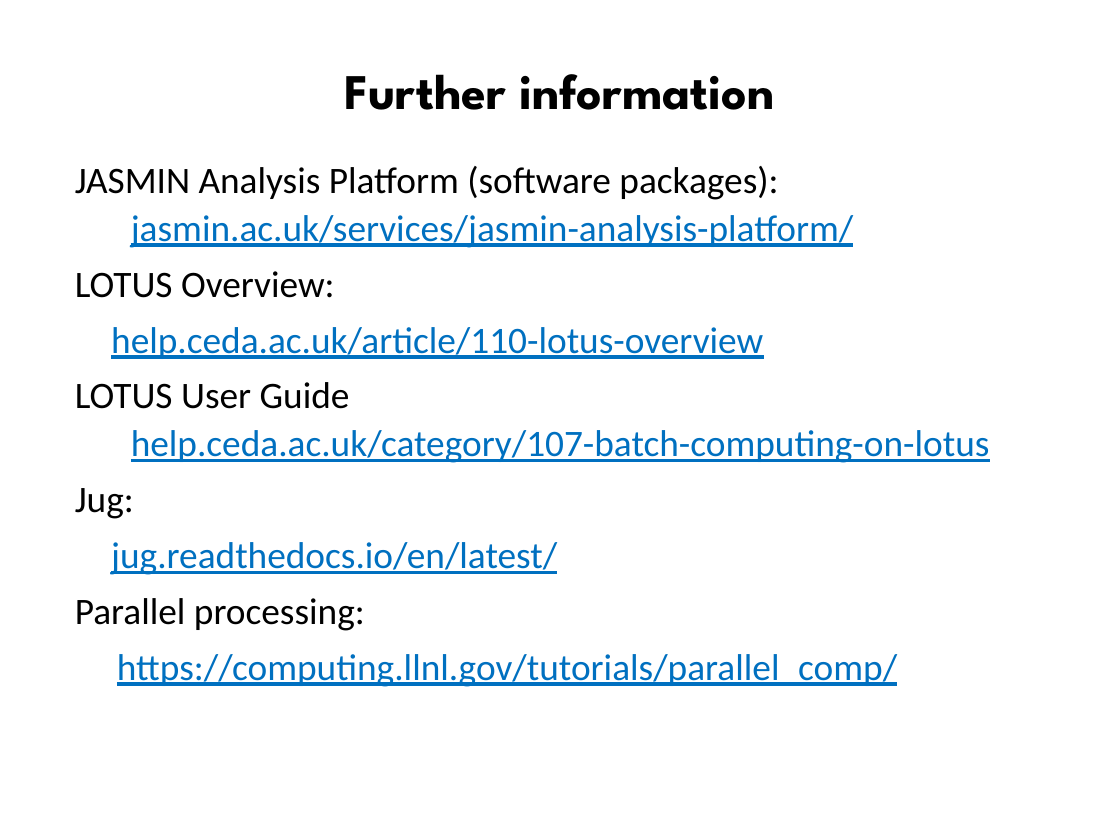
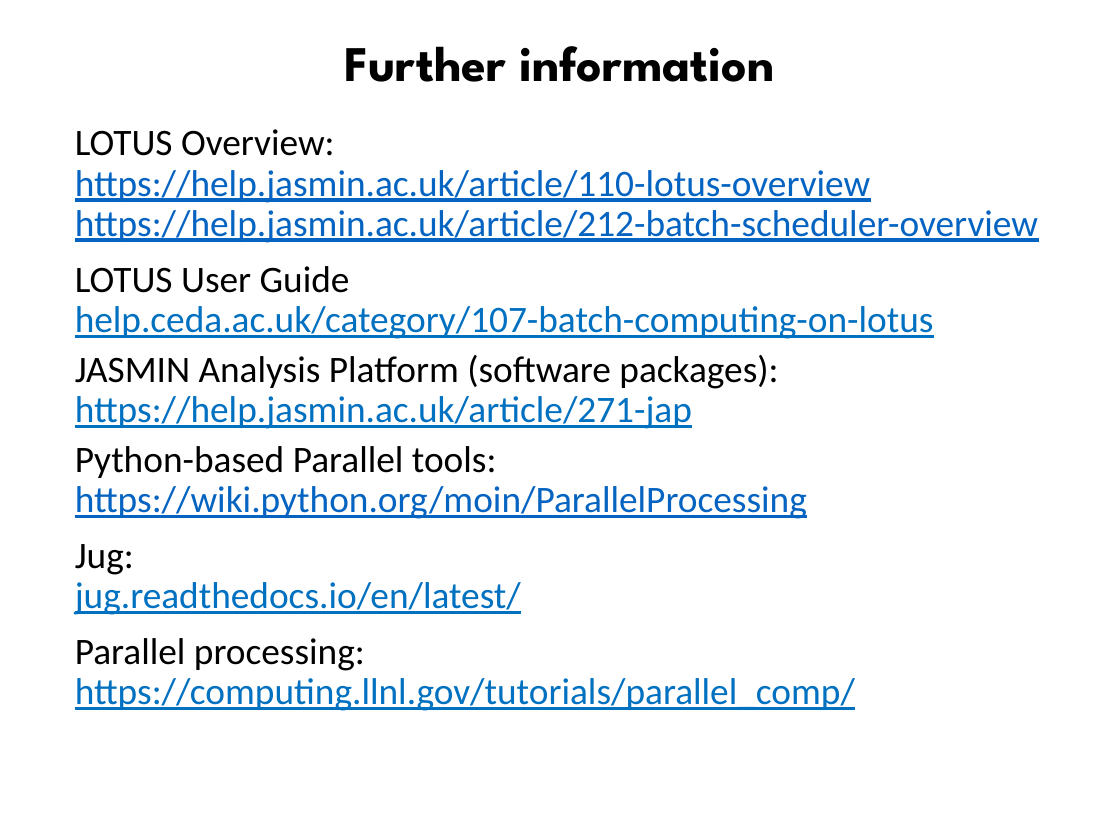
Before and after one commit to ncasuk/ncas-isc, a slide deck: slide 32 of overview_presentations/Parallel_Processing_Large_Data.pptx (slide 28 before the commit). Drawn at 1120x840 pixels with LibreOffice and Linux fonts; fonts in the diff are those of the drawing; background and template pictures are left out. Boxes give left, top, right and bottom in pixels: in the first picture for what was removed or moved away, otherwise in the second. Text is boxed around its words. In the diff, an @@ line names an element or a change of style, - is before the commit and + after.

Commit message:
Updated JASMIN/LOTUS and CEDA archive stats slides.

```diff
--- a/overview_presentations/Parallel_Processing_Large_Data.pptx
+++ b/overview_presentations/Parallel_Processing_Large_Data.pptx
@@ title "Further information": place and size @@
-title "Further information" at <box>345,74,774,110</box>
+title "Further information" at <box>345,46,774,82</box>
@@ text "LOTUS Overview:": place and size @@
-text "LOTUS Overview:" at <box>75,166,990,687</box>
+text "LOTUS Overview:" at <box>75,129,1038,711</box>
@@ text at <box>75,166,853,248</box>: paragraphs removed @@
-JASMIN Analysis Platform (software packages):
-  jasmin.ac.uk/services/jasmin-analysis-platform/
@@ text at <box>75,170,1038,243</box>: text changed; text colour #0070C0 to #0563C1 @@
-help.ceda.ac.uk/article/110-lotus-overview
+https://help.jasmin.ac.uk/article/110-lotus-overview
+https://help.jasmin.ac.uk/article/212-batch-scheduler-overview
@@ text at <box>75,306,934,711</box>: list level 2 to 1 in "help.ceda.ac.uk/category/107-batch-computing-on-lotus"; less space between paragraphs @@
@@ text at <box>75,355,807,519</box>: paragraphs added @@
+JASMIN Analysis Platform (software packages):
+https://help.jasmin.ac.uk/article/271-jap
+Python-based Parallel tools:
+https://wiki.python.org/moin/ParallelProcessing
```
Also in this commit, not shown: 20 other slides changed, 8 slides added, 4 slides removed, 4 other files.
